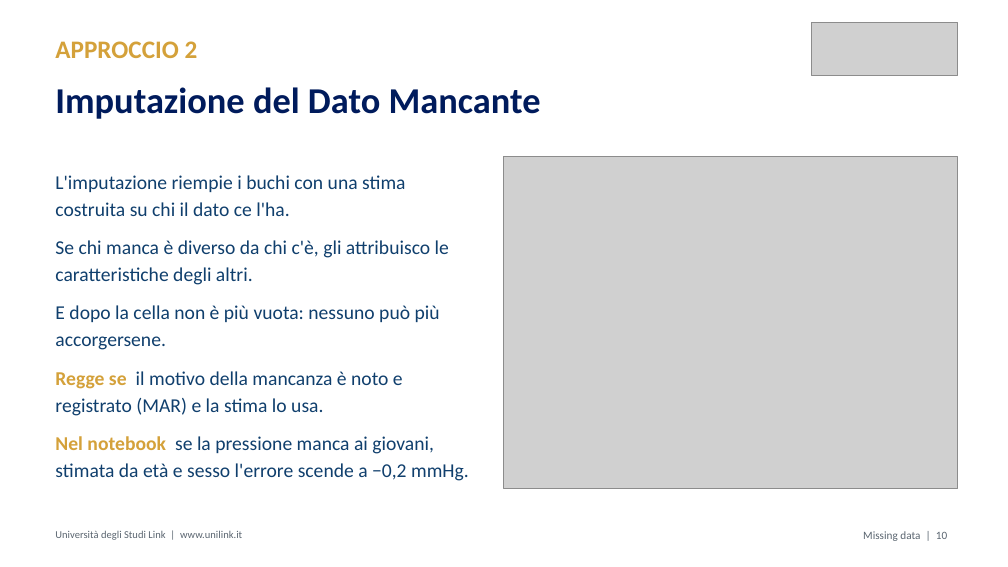
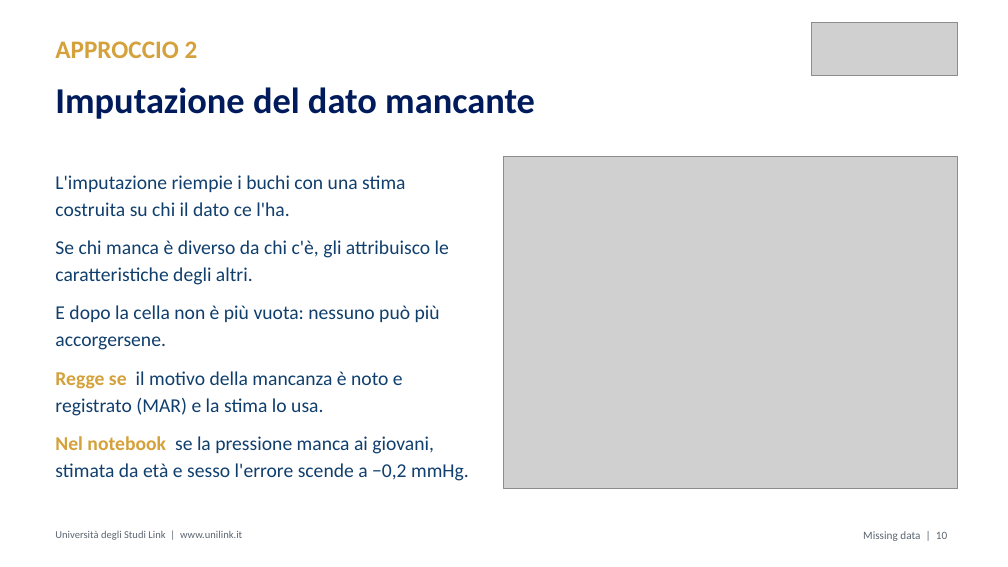
Before and after one commit to MicheleFerramola00/lezioni, a slide deck: slide 12 of slide/M2.4_Ferramola_slide.pptx. Drawn at 1008x567 pixels with LibreOffice and Linux fonts; fonts in the diff are those of the drawing; grey boxes stand for pictures. Boxes give left, top, right and bottom in pixels: in the first picture for what was removed or moved away, otherwise in the second. Text is boxed around its words. In the diff, an @@ line names an element or a change of style, - is before the commit and + after.

```diff
--- a/slide/M2.4_Ferramola_slide.pptx
+++ b/slide/M2.4_Ferramola_slide.pptx
@@ text at [55,87,535,119]: text changed @@
-Imputazione del Dato Mancante
+Imputazione del dato mancante
```
Also in this commit, not shown: 8 other slides changed, 3 other files.
